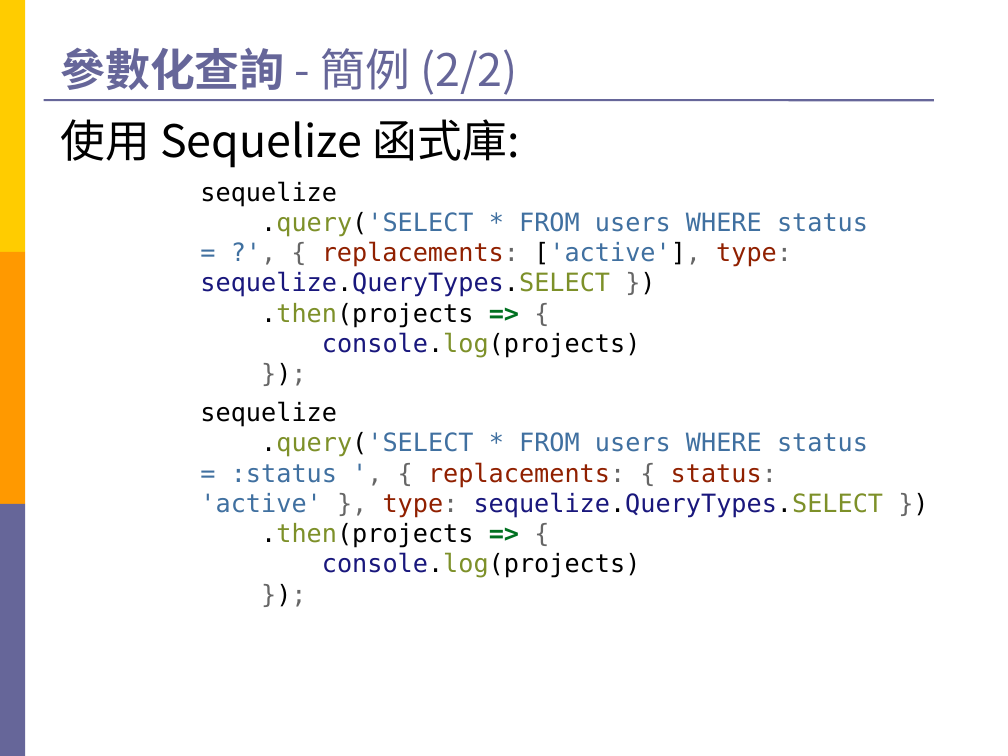
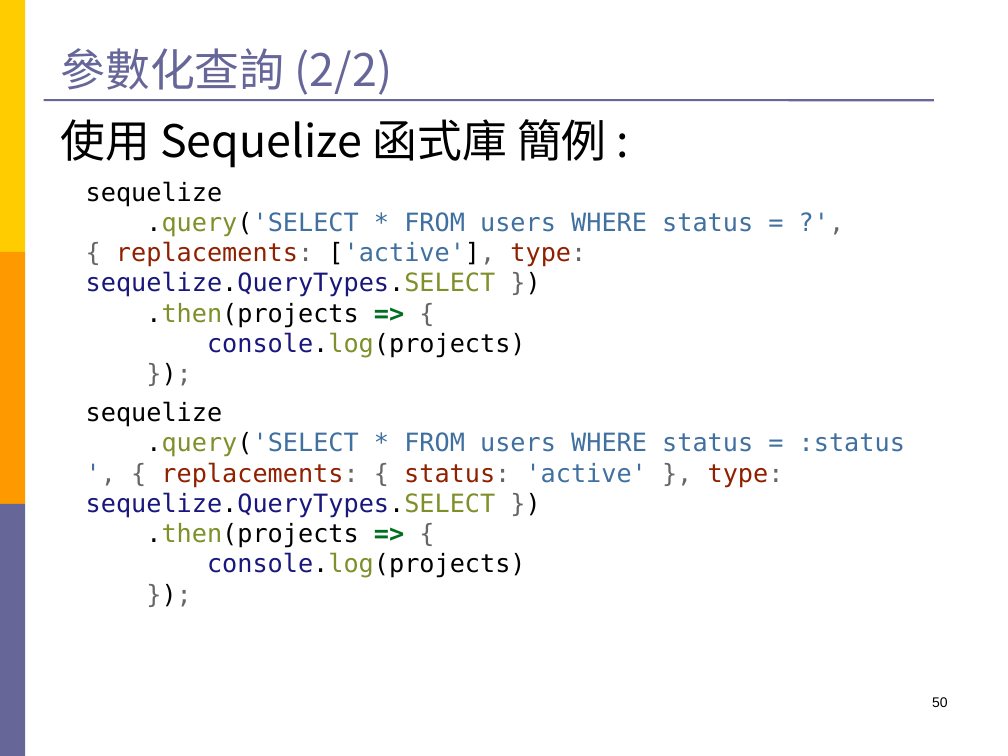
Before and after one commit to Still34/nodejs-security-course, a slide deck: slide 50 of export/nodejs-master-file.pptx (slide 62 before the commit). Drawn at 1008x756 pixels with LibreOffice and Linux fonts; fonts in the diff are those of the drawing. Boxes give left, top, right and bottom in pixels: in the first picture for what was removed or moved away, otherwise in the second. Text is boxed around its words. In the diff, an @@ line names an element or a change of style, - is before the commit and + after.

```diff
--- a/export/nodejs-master-file.pptx
+++ b/export/nodejs-master-file.pptx
@@ title at (60,48,393,95): text changed @@
-參數化查詢 - 簡例 (2/2)
+參數化查詢 (2/2)
@@ text at (60,119,607,168): text changed @@
-使用 Sequelize 函式庫:
+使用 Sequelize 函式庫 簡例 :
@@ text at (86,181,905,578): indent changed @@
@@ page number added at (932,697,948,707), 10 pt, text #000000 @@
+50
```
Also in this commit, not shown: 57 other slides changed, 4 slides added, 15 slides removed.
